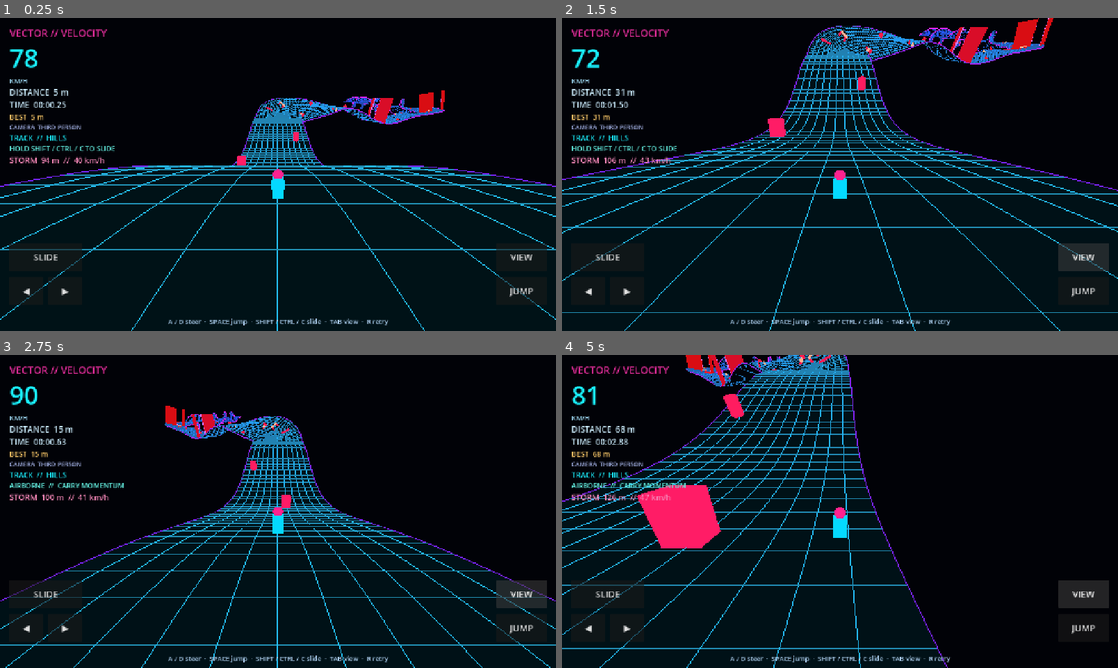
Above: before the commit, frames 1-4 (two rows, left to right).
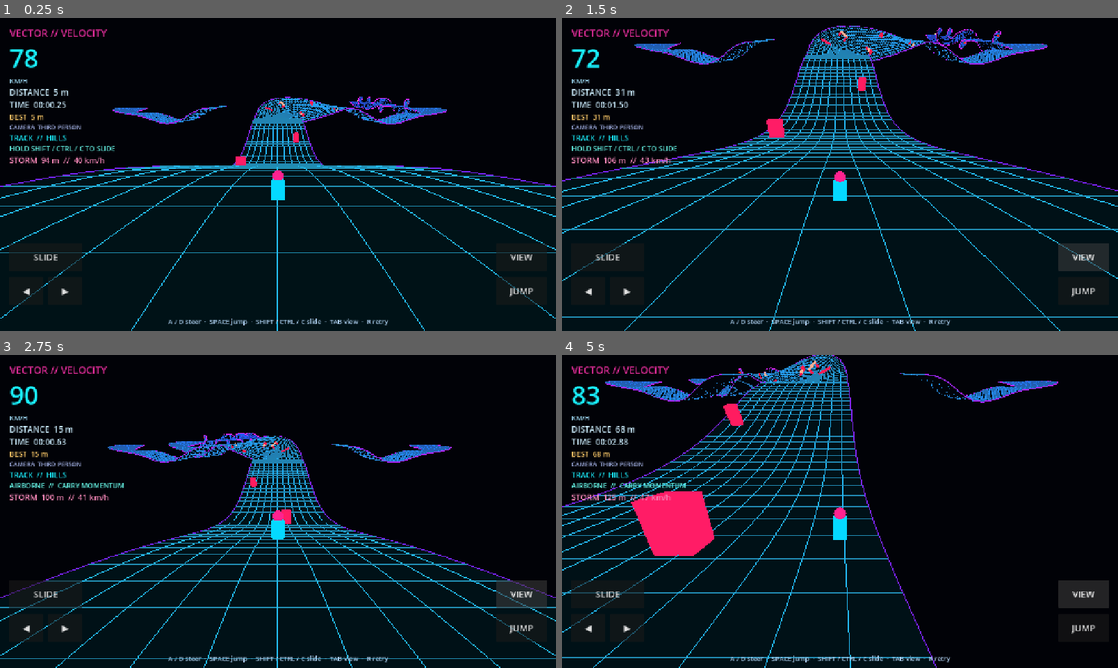
Above: after the commit, the same moments.

Repository: Unborne-Fetus/Cracked
Game: Godot game, scene res://scenes/main.tscn
Same seed, same stepped clock (60 frames per second), same inputs: the game is played once before the commit and once after it.
Inputs:
- Up to frame 1 (0.25 s): no input
- Up to frame 2 (1.5 s): click "VIEW" at 0.5 s; tap Enter at 1.25 s; hold D from 1.28 s (still down); tap Tab at 1.35 s
- Up to frame 3 (2.75 s): tap Space at 1.52, 2.27 s; release D at 2.03 s; hold S from 2.03 s (still down); tap R at 2.1 s
- Up to frame 4 (5 s): release S at 2.78 s; hold D 2.78-4.28 s; tap Shift at 2.85 s; tap Ctrl at 3.6 s; tap Space at 3.77, 4.52 s; hold A from 4.28 s (still down); tap C at 4.35 s

The runs differ from the first frame. In frame 1, 6.4% of the frame differs, in the area x 0-100%, y 23-100%; in frame 2, 11%; in frame 3, 10%; in frame 4, 12%, in the area x 0-90%, y 0-100%.
Error after the commit: Trying to assign an array of type "Array" to a variable of type "Array[float]". (res://scripts/course.gd:197)

Commit message:
Tame natural takeoff and bank camera, add ten terrain profiles and variable track widths

Diff:
--- a/scripts/course.gd
+++ b/scripts/course.gd
@@ -21,6 +21,8 @@
 var surface_mat: StandardMaterial3D
 var line_mat: StandardMaterial3D
 var origin_shift := Vector3.ZERO
+var terrain_bag: Array[String] = []
+var last_kind := ""
 
 func _ready() -> void:
 	surface_mat = _material(Color.WHITE)
@@ -47,6 +49,8 @@
 	yaw = 0.0
 	origin_shift = Vector3.ZERO
 	rng.seed = seed_value
+	terrain_bag.clear()
+	last_kind = ""
 	stream(0.0)
 
 func _kind(index: int) -> String:
@@ -63,10 +67,52 @@
 		return "180 BANK"
 	if index == 5:
 		return "360 BANK"
-	var kinds: Array[String] = ["HILLS", "TURN", "BANKED TURN", "HILLS", "180 BANK", "360 BANK", "BANKED TURN"]
-	return kinds[rng.randi_range(0, kinds.size() - 1)]
-
-func _orientation(kind: String, u: float, start_yaw: float, target_yaw: float, bank_sign: float = 1.0) -> Basis:
+	# Seeded shuffle bag avoids repeated runs of the same terrain. The
+	# two extreme banks occur much less often than the everyday profiles.
+	if index == 6:
+		return "LONG DESCENT"
+	if index == 7:
+		return "S CURVE"
+	if index == 8:
+		return "NARROW BRIDGE"
+	if index == 9:
+		return "ROLLING RIDGES"
+	if index == 10:
+		return "CAMBER WAVE"
+	if index == 11:
+		return "STEEP CLIMB"
+	if index == 12:
+		return "DROP AND RECOVERY"
+	if index == 13:
+		return "BANKED DESCENT"
+	if index == 14:
+		return "WIDE BASIN"
+	if index == 15:
+		return "CHICANE"
+	if terrain_bag.is_empty():
+		terrain_bag.assign(["HILLS", "TURN", "BANKED TURN", "LONG DESCENT", "S CURVE", "NARROW BRIDGE", "ROLLING RIDGES", "CAMBER WAVE", "STEEP CLIMB", "DROP AND RECOVERY", "BANKED DESCENT", "WIDE BASIN", "CHICANE", "180 BANK", "360 BANK"])
+	var choice := rng.randi_range(0, terrain_bag.size() - 1)
+	if terrain_bag.size() > 1 and terrain_bag[choice] == last_kind:
+		choice = (choice + 1) % terrain_bag.size()
+	var result: String = terrain_bag[choice]
+	terrain_bag.remove_at(choice)
+	return result
+
+func width_for_kind(kind: String, u: float) -> float:
+	var envelope := smoothstep(0.0, 0.25, u) * (1.0 - smoothstep(0.75, 1.0, u))
+	if kind == "NARROW BRIDGE":
+		return lerpf(HALF_WIDTH, 11.0, envelope)
+	if kind == "WIDE BASIN":
+		return lerpf(HALF_WIDTH, 31.0, envelope)
+	return HALF_WIDTH
+
+func half_width_at(distance: float) -> float:
+	var index := maxi(0, int(floor(distance / CHUNK_LENGTH)))
+	var kind := section_name(distance)
+	var u := clampf((distance - float(index) * CHUNK_LENGTH) / CHUNK_LENGTH, 0.0, 1.0)
+	return width_for_kind(kind, u)
+
+func _orientation(kind: String, u: float, start_yaw: float, target_yaw: float, bank_sign: float = 1.0, strength: float = 1.0) -> Basis:
 	var angle := lerpf(start_yaw, target_yaw, smoothstep(0.0, 1.0, u))
 	var pitch := 0.0
 	var roll := 0.0
@@ -76,6 +122,28 @@
 		roll = signf(target_yaw - start_yaw) * 0.78 * sin(PI * u)
 	elif kind == "TURN":
 		roll = signf(target_yaw - start_yaw) * 0.22 * sin(PI * u)
+	elif kind == "LONG DESCENT":
+		pitch = -0.44 * sin(PI * u) * strength
+	elif kind == "STEEP CLIMB":
+		pitch = 0.39 * sin(PI * u) * strength
+	elif kind == "ROLLING RIDGES":
+		pitch = 0.23 * sin(TAU * 2.0 * u) * strength
+	elif kind == "DROP AND RECOVERY":
+		pitch = (-0.62 * exp(-pow((u - 0.28) / 0.15, 2.0)) + 0.30 * exp(-pow((u - 0.68) / 0.17, 2.0))) * sin(PI * u) * strength
+	elif kind == "S CURVE":
+		angle = clampf(start_yaw + bank_sign * 0.78 * sin(TAU * u) * sin(PI * u) * strength, -1.25, 1.25)
+		roll = bank_sign * 0.42 * sin(TAU * u) * sin(PI * u)
+	elif kind == "CHICANE":
+		angle = clampf(start_yaw + bank_sign * 0.58 * sin(TAU * 2.0 * u) * sin(PI * u) * strength, -1.25, 1.25)
+		roll = bank_sign * 0.32 * sin(TAU * 2.0 * u) * sin(PI * u)
+	elif kind == "CAMBER WAVE":
+		roll = bank_sign * 0.63 * sin(TAU * u) * sin(PI * u) * strength
+		pitch = -0.10 * sin(TAU * u)
+	elif kind == "BANKED DESCENT":
+		pitch = -0.34 * sin(PI * u) * strength
+		roll = signf(target_yaw - start_yaw) * 0.68 * sin(PI * u)
+	elif kind == "WIDE BASIN":
+		pitch = -0.20 * sin(TAU * u) * strength
 	elif kind == "180 BANK":
 		# A smooth half-roll to an inverted stretch, then unwind.
 		# Entry and exit are both upright so neighboring chunks join cleanly.
@@ -93,10 +161,12 @@
 
 func _build_chunk(index: int) -> void:
 	var kind := _kind(index)
+	last_kind = kind
+	var strength := 1.0 if index < 6 else rng.randf_range(0.78, 1.16)
 	var start_yaw := yaw
 	var target_yaw := yaw
 	var bank_sign := -1.0 if rng.randf() < 0.5 else 1.0
-	if kind == "TURN" or kind == "BANKED TURN":
+	if kind == "TURN" or kind == "BANKED TURN" or kind == "BANKED DESCENT":
 		var direction := -1.0 if yaw > 0.35 else (1.0 if yaw < -0.35 else (-1.0 if rng.randf() < 0.5 else 1.0))
 		target_yaw = clampf(yaw + direction * rng.randf_range(0.75, 1.35), -1.25, 1.25)
 	var node := Node3D.new()
@@ -107,21 +177,24 @@
 	var p := Vector3.ZERO
 	for i in range(STEPS + 1):
 		var u := float(i) / float(STEPS)
-		var basis := _orientation(kind, u, start_yaw, target_yaw, bank_sign)
+		var basis := _orientation(kind, u, start_yaw, target_yaw, bank_sign, strength)
 		points.append(Transform3D(basis, p))
 		if i < STEPS:
-			var mid := _orientation(kind, (float(i) + 0.5) / float(STEPS), start_yaw, target_yaw, bank_sign)
+			var mid := _orientation(kind, (float(i) + 0.5) / float(STEPS), start_yaw, target_yaw, bank_sign, strength)
 			p += -mid.z * STEP
 	tail += p
 	yaw = target_yaw
 	var hazards: Array[Dictionary] = []
-	_build_mesh(node, points, float(index) * CHUNK_LENGTH)
-	# Leave space before the first obstacle and between hazards.
+	_build_mesh(node, points, float(index) * CHUNK_LENGTH, kind)
+	# Leave room to experience the geometry itself, without filling every
+	# new terrain feature with barriers.
 	var positions: Array[float] = [35.0, 72.0, 108.0, 144.0, 174.0]
 	if index == 0:
 		positions = [82.0, 137.0]
+	elif kind == "NARROW BRIDGE" or kind == "ROLLING RIDGES" or kind == "DROP AND RECOVERY" or kind == "CHICANE":
+		positions = []
 	elif index >= 2 and kind != "180 BANK" and kind != "360 BANK":
-		positions = [18.0, 40.0, 140.0, 161.0, 180.0]
+		positions = [18.0, 40.0, 140.0, 161.0, 180.0] if index < 6 else [32.0, 156.0]
 	elif kind == "180 BANK" or kind == "360 BANK":
 		positions = [30.0, 160.0]
 	for i in range(positions.size()):
@@ -139,7 +212,7 @@
 		_spawn_obstacle(node, hazards, frame, float(index) * CHUNK_LENGTH + at, lane, shape_id)
 	# Route gates have a guaranteed opening, but it moves across the track.
 	# Wide tall walls discourage jumping over every obstacle instead of steering.
-	if index >= 2 and kind != "180 BANK" and kind != "360 BANK":
+	if index >= 2 and kind != "180 BANK" and kind != "360 BANK" and (index < 6 or (kind == "HILLS" or kind == "TURN") and index % 3 == 0):
 		var gate_at := 94.0
 		var gate_frame := points[int(gate_at / STEP)]
 		var opening := -10.0 if index % 2 == 0 else 10.0
@@ -230,8 +303,8 @@
 		edge_mesh.transform = Transform3D(frame.basis, frame.origin + frame.basis.x * edge + frame.basis.y * wall_height * 0.5)
 		node.add_child(edge_mesh)
 
-func lane_limit() -> float:
-	return HALF_WIDTH - 0.75
+func lane_limit(distance: float = -1.0) -> float:
+	return (HALF_WIDTH if distance < 0.0 else half_width_at(distance)) - 0.75
 
 func _vertex(frame: Transform3D, lateral: float, lift: float = 0.0) -> Vector3:
 	return frame.origin + frame.basis.x * lateral + frame.basis.y * lift
@@ -255,7 +328,7 @@
 	_tri(tool, a, c, b, ca, cb, ca)
 	_tri(tool, b, c, d, ca, cb, cb)
 
-func _build_mesh(node: Node3D, points: Array[Transform3D], start_s: float) -> void:
+func _build_mesh(node: Node3D, points: Array[Transform3D], start_s: float, kind: String) -> void:
 	var fill := SurfaceTool.new()
 	fill.begin(Mesh.PRIMITIVE_TRIANGLES)
 	var faces := PackedVector3Array()
@@ -264,36 +337,41 @@
 	for i in range(STEPS):
 		var s0 := start_s + float(i) * STEP
 		var s1 := s0 + STEP
+		var width0 := width_for_kind(kind, float(i) / float(STEPS))
+		var width1 := width_for_kind(kind, float(i + 1) / float(STEPS))
 		var dark0 := track_color(s0, 0.0, 0.72, 0.105)
 		var dark1 := track_color(s1, 0.0, 0.72, 0.105)
 		var underside0 := track_color(s0, 0.02, 0.65, 0.065)
 		var underside1 := track_color(s1, 0.02, 0.65, 0.065)
 		for j in range(CROSS_STEPS):
-			var z0 := lerpf(-HALF_WIDTH, HALF_WIDTH, float(j) / float(CROSS_STEPS))
-			var z1 := lerpf(-HALF_WIDTH, HALF_WIDTH, float(j + 1) / float(CROSS_STEPS))
+			var z0 := lerpf(-width0, width0, float(j) / float(CROSS_STEPS))
+			var z1 := lerpf(-width0, width0, float(j + 1) / float(CROSS_STEPS))
+			var next_z0 := lerpf(-width1, width1, float(j) / float(CROSS_STEPS))
+			var next_z1 := lerpf(-width1, width1, float(j + 1) / float(CROSS_STEPS))
 			var a := _vertex(points[i], z0)
 			var b := _vertex(points[i], z1)
-			var c := _vertex(points[i+1], z0)
-			var d := _vertex(points[i+1], z1)
+			var c := _vertex(points[i+1], next_z0)
+			var d := _vertex(points[i+1], next_z1)
 			_quad(fill, a, b, c, d, dark0, dark1)
 			for v: Vector3 in [a, c, b, b, c, d]:
 				faces.append(v)
 			var ba := _vertex(points[i], z0, -THICKNESS)
 			var bb := _vertex(points[i], z1, -THICKNESS)
-			var bc := _vertex(points[i+1], z0, -THICKNESS)
-			var bd := _vertex(points[i+1], z1, -THICKNESS)
+			var bc := _vertex(points[i+1], next_z0, -THICKNESS)
+			var bd := _vertex(points[i+1], next_z1, -THICKNESS)
 			_quad(fill, bb, ba, bd, bc, underside0, underside1)
 			# Both running-surface grid and collider use the same tessellation.
 			if i % 4 == 0:
 				_line(grid, _vertex(points[i], z0, 0.075), _vertex(points[i], z1, 0.075), track_color(s0, 0.0, 0.8, 0.7), track_color(s0, 0.0, 0.8, 0.7))
 		for j in range(CROSS_STEPS + 1):
-			var z := lerpf(-HALF_WIDTH, HALF_WIDTH, float(j) / float(CROSS_STEPS))
+			var z := lerpf(-width0, width0, float(j) / float(CROSS_STEPS))
+			var next_z := lerpf(-width1, width1, float(j) / float(CROSS_STEPS))
 			var edge := j == 0 or j == CROSS_STEPS
 			var ca := track_color(s0, 0.19 if edge else 0.0)
 			var cb := track_color(s1, 0.19 if edge else 0.0)
-			_line(grid, _vertex(points[i], z, 0.075), _vertex(points[i+1], z, 0.075), ca, cb)
-		for side: float in [-HALF_WIDTH, HALF_WIDTH]:
-			_quad(fill, _vertex(points[i], side), _vertex(points[i], side, -THICKNESS), _vertex(points[i+1], side), _vertex(points[i+1], side, -THICKNESS), track_color(s0, 0.19, 0.8, 0.55), track_color(s1, 0.19, 0.8, 0.55))
+			_line(grid, _vertex(points[i], z, 0.075), _vertex(points[i+1], next_z, 0.075), ca, cb)
+		for side: float in [-1.0, 1.0]:
+			_quad(fill, _vertex(points[i], side * width0), _vertex(points[i], side * width0, -THICKNESS), _vertex(points[i+1], side * width1), _vertex(points[i+1], side * width1, -THICKNESS), track_color(s0, 0.19, 0.8, 0.55), track_color(s1, 0.19, 0.8, 0.55))
 	var solid := MeshInstance3D.new()
 	solid.mesh = fill.commit()
 	solid.material_override = surface_mat
--- a/scripts/game.gd
+++ b/scripts/game.gd
@@ -21,6 +21,9 @@
 var slide_label: Label
 var camera_track_s := 0.0
 var camera_track_clearance := 0.0
+var camera_rotation_ready := false
+var camera_goal := Basis.IDENTITY
+var camera_height := 0.0
 var storm_label: Label
 var section_label: Label
 var message_label: Label
@@ -54,6 +57,8 @@
 func _restart() -> void:
 	run_finished = false
 	run_time = 0.0
+	camera_rotation_ready = false
+	camera_height = 0.0
 	run_seed = randi()
 	course.reset_course(run_seed)
 	runner.reset_run(course)
@@ -86,9 +91,14 @@
 		var t := float(i) / 16.0
 		var frame: Transform3D = course.sample(lerpf(from_s, to_s, t))
 		var point := a.lerp(b, t) - frame.origin
-		if absf(point.dot(frame.basis.x)) <= float(course.lane_limit()) + 1.0 and point.dot(frame.basis.y) < 0.55:
+		if absf(point.dot(frame.basis.x)) <= float(course.lane_limit(lerpf(from_s, to_s, t))) + 1.0 and point.dot(frame.basis.y) < 0.55:
 			return false
 	return true
+
+func _aim_camera(target: Vector3, up: Vector3) -> void:
+	var direction := target - view_camera.position
+	if direction.length_squared() > 0.0001:
+		camera_goal = Basis.looking_at(direction.normalized(), up)
 
 func _update_camera(delta: float) -> void:
 	var player_s: float = runner.distance
@@ -97,10 +107,13 @@
 	var up := frame.basis.y
 	var forward := -frame.basis.z
 	var pos: Vector3 = runner.position
+	# Camera stays on the correct side of the road; only orientation and
+	# the additional chase height are damped, never the bank-relative base.
+	camera_height = lerpf(camera_height, float(runner.height), 1.0 - exp(-delta * 8.0))
 	if first_person:
 		camera_track_s = player_s
 		view_camera.position = pos + up * 1.55
-		view_camera.look_at(view_camera.position + forward * 25.0, up)
+		_aim_camera(view_camera.position + forward * 25.0, up)
 	else:
 		var focus := pos + up * 1.35
 		# Sample the track AT the camera's trailing distance. Using the
@@ -110,21 +123,29 @@
 		for trail: float in [11.0, 8.0, 5.0, 3.0]:
 			var s := maxf(0.0, player_s - trail)
 			var rear: Transform3D = course.sample(s)
-			var candidate := rear.origin + rear.basis.x * player_lane + rear.basis.y * (5.4 + float(runner.height))
+			var candidate := rear.origin + rear.basis.x * clampf(player_lane, -float(course.lane_limit(s)), float(course.lane_limit(s))) + rear.basis.y * (5.4 + camera_height)
 			if _camera_line_clear(candidate, focus, s, player_s):
 				camera_track_s = s
 				view_camera.position = candidate
-				view_camera.look_at(focus + forward * 0.8, rear.basis.y)
+				_aim_camera(focus + forward * 0.8, rear.basis.y)
 				selected = true
 				break
 		if not selected:
 			# Local fallback cannot be on the underside, even on a full roll.
 			camera_track_s = player_s
 			view_camera.position = pos + up * 3.6
-			view_camera.look_at(view_camera.position + forward * 22.0, up)
+			_aim_camera(view_camera.position + forward * 22.0, up)
 	var camera_frame: Transform3D = course.sample(camera_track_s)
 	camera_track_clearance = (view_camera.position - camera_frame.origin).dot(camera_frame.basis.y)
-	view_camera.fov = lerpf(view_camera.fov, clampf(78.0 + runner.speed * 0.15, 78.0, 108.0), minf(delta * 7.0, 1.0))
+	# Quaternion interpolation avoids Euler flips near 180/360 degrees.
+	# A short time constant removes sudden orientation kicks without a
+	# long lag that would point the camera back through the ribbon.
+	if not camera_rotation_ready:
+		view_camera.basis = camera_goal
+		camera_rotation_ready = true
+	else:
+		view_camera.basis = view_camera.basis.slerp(camera_goal, 1.0 - exp(-delta * 11.0)).orthonormalized()
+	view_camera.fov = lerpf(view_camera.fov, clampf(78.0 + runner.speed * 0.10, 78.0, 98.0), 1.0 - exp(-delta * 4.0))
 
 func _update_hud() -> void:
 	speed_label.text = "%d" % int(runner.speed * 3.6)
@@ -162,6 +183,7 @@
 
 func _toggle_camera() -> void:
 	first_person = not first_person
+	camera_rotation_ready = false
 	runner.set_first_person(first_person)
 	_update_camera(1.0)
 
--- a/scripts/runner.gd
+++ b/scripts/runner.gd
@@ -15,12 +15,12 @@
 const MAX_JUMP_IMPULSE := 45.0
 const GRAVITY := 24.0
 const CONTACT_PROBE := 3.0
-const CURVATURE_GAIN := 1.6
-const TAKEOFF_THRESHOLD := 0.5
-const MIN_TAKEOFF_SPEED := 30.0
-const NORMAL_ACCEL_LIMIT := 100.0
-const NATURAL_LIFT_MIN := 3.5
-const NATURAL_LIFT_MAX := 12.0
+const CURVATURE_GAIN := 1.05
+const TAKEOFF_THRESHOLD := 1.5
+const MIN_TAKEOFF_SPEED := 38.0
+const NORMAL_ACCEL_LIMIT := 32.0
+const NATURAL_LIFT_MIN := 0.6
+const NATURAL_LIFT_MAX := 2.6
 const SLIDE_KEYS: Array[int] = [KEY_SHIFT, KEY_CTRL, KEY_C, KEY_S, KEY_DOWN]
 const SOFT_LANDING_SPEED := 9.0
 const HARD_LANDING_SCALE := 0.014
@@ -109,34 +109,25 @@
 	# No cap; the low-speed walking floor cannot increase a slower value.
 	return maxf(minf(current, MIN_SPEED), current + change * delta)
 
-func _surface_point(course: Node3D, at: float, across: float) -> Vector3:
+func relative_normal_acceleration(course: Node3D, at: float, _across: float, forward_speed: float, _side_speed: float = 0.0) -> float:
+	# Only the change in longitudinal pitch can launch the runner.
+	# Roll and lateral steering must not create artificial vertical force.
 	var frame: Transform3D = course.call("sample", at)
-	return frame.origin + frame.basis.x * across
-
-func relative_normal_acceleration(course: Node3D, at: float, across: float, forward_speed: float, side_speed: float = 0.0) -> float:
-	# The local normal rotates through banks, preserving the arcade track
-	# coordinate system. The surface can push outward but cannot pull us in.
-	# Curvature acceleration scales with speed squared: a crest that a slow
-	# runner can follow will naturally launch a fast runner.
-	var frame: Transform3D = course.call("sample", at)
-	var ds := CONTACT_PROBE
-	var side_delta := side_speed / maxf(forward_speed, 1.0) * ds
-	var limit: float = course.call("lane_limit")
-	var before := _surface_point(course, at - ds, clampf(across - side_delta, -limit, limit))
-	var center := _surface_point(course, at, across)
-	var after := _surface_point(course, at + ds, clampf(across + side_delta, -limit, limit))
-	var normal_curvature := (before - center * 2.0 + after).dot(frame.basis.y) / (ds * ds)
-	# A slightly exaggerated curvature response makes natural lift-off
-	# readable at ordinary play speeds. Limit only normal acceleration,
-	# never forward speed, so extreme banks remain numerically stable.
-	return clampf(-GRAVITY - normal_curvature * forward_speed * forward_speed * CURVATURE_GAIN, -NORMAL_ACCEL_LIMIT, NORMAL_ACCEL_LIMIT)
+	var before: Transform3D = course.call("sample", at - CONTACT_PROBE)
+	var after: Transform3D = course.call("sample", at + CONTACT_PROBE)
+	var curvature := (-after.basis.z.y + before.basis.z.y) / (2.0 * CONTACT_PROBE)
+	var upright := smoothstep(0.25, 0.90, frame.basis.y.y)
+	var kind: String = course.call("section_name", at)
+	if kind == "180 BANK" or kind == "360 BANK":
+		upright = 0.0
+	# A gentle, bounded relative acceleration prevents violent launches at
+	# uncapped speeds. Manual jumping still works through the banks.
+	return clampf(-GRAVITY - curvature * forward_speed * forward_speed * CURVATURE_GAIN * upright, -NORMAL_ACCEL_LIMIT, NORMAL_ACCEL_LIMIT)
 
 func natural_lift_impulse(normal_accel: float, forward_speed: float) -> float:
 	if forward_speed < MIN_TAKEOFF_SPEED or normal_accel <= TAKEOFF_THRESHOLD:
 		return 0.0
-	# A small separation velocity prevents imperceptible one-frame hops.
-	# It scales with the force that would otherwise be needed to tether us.
-	return clampf(NATURAL_LIFT_MIN + (normal_accel - TAKEOFF_THRESHOLD) * 0.14, NATURAL_LIFT_MIN, NATURAL_LIFT_MAX)
+	return clampf(NATURAL_LIFT_MIN + (normal_accel - TAKEOFF_THRESHOLD) * 0.075, NATURAL_LIFT_MIN, NATURAL_LIFT_MAX)
 
 func is_slide_key(code: int) -> bool:
 	return SLIDE_KEYS.has(code)
@@ -214,7 +205,8 @@
 	# Standing gives precise lane changes; sliding trades control for speed.
 	var steering_factor := 0.62 if is_sliding else (0.72 if not ground else 1.0)
 	lateral_speed = move_toward(lateral_speed, steer * steer_speed * steering_factor, 82.0 * delta * steering_factor)
-	var limit: float = course.call("lane_limit")
+	var next_s := distance + speed * delta
+	var limit: float = course.call("lane_limit", next_s)
 	lane = clampf(lane + lateral_speed * delta, -limit, limit)
 	if not ground:
 		# Integrate the gap from the moving surface, including curvature.
--- a/tests/gameplay_rules.gd
+++ b/tests/gameplay_rules.gd
@@ -62,14 +62,15 @@
 	# The opening hill has negative normal curvature at 16 m.
 	# Slow players follow it, fast players leave the track without jumping.
 	var slow_normal: float = runner.call("relative_normal_acceleration", course, 16.0, 0.0, 22.0)
-	var fast_normal: float = runner.call("relative_normal_acceleration", course, 16.0, 0.0, 45.0)
-	if slow_normal >= 0.0 or fast_normal <= 0.5 or float(runner.call("natural_lift_impulse", fast_normal, 45.0)) < 3.5:
+	var fast_normal: float = runner.call("relative_normal_acceleration", course, 16.0, 0.0, 65.0)
+	var lift: float = runner.call("natural_lift_impulse", fast_normal, 65.0)
+	if slow_normal >= 0.0 or fast_normal <= 1.5 or lift <= 0.0 or lift > 2.6:
 		_fail("Terrain curvature did not distinguish low-speed contact from high-speed lift-off.")
 		return
 	runner.set("distance", 16.0)
 	runner.set("lane", 0.0)
 	runner.set("height", 0.0)
-	runner.set("speed", 45.0)
+	runner.set("speed", 65.0)
 	runner.set("vertical_speed", 0.0)
 	runner.set("queued_jump", false)
 	runner.call("sync_pose", course)
@@ -80,12 +81,18 @@
 		peak = maxf(peak, float(runner.get("height")))
 		if not bool(runner.call("is_grounded")):
 			airborne_frames += 1
-	if peak < 0.5 or airborne_frames < 12:
-		_fail("Natural takeoff did not produce meaningful airtime at 45 m/s.")
+	if peak < 0.1 or peak > 6.0 or airborne_frames < 6:
+		_fail("Natural takeoff is missing or excessively strong.")
 		return
 	if float(runner.call("landing_speed", 80.0, 35.0)) >= 70.0 or absf(float(runner.call("landing_speed", 80.0, 4.0)) - 80.0) > 0.001:
 		_fail("Hard landings must lose momentum while gentle landings preserve it.")
 		return
+	# Roll curvature is not a launch ramp, even near the edge at high speed.
+	for s in [780.0, 810.0, 864.0, 1000.0, 1056.0, 1100.0]:
+		for edge: float in [-20.0, 20.0]:
+			if float(runner.call("relative_normal_acceleration", course, s, edge, 250.0, 25.0)) > 0.0:
+				_fail("High-degree banking generates false lift.")
+				return
 	game.call("_restart")
 	# Faster launches produce higher jumps, without changing forward speed.
 	var low_jump: float = runner.call("jump_impulse_for_speed", 22.0)
@@ -183,6 +190,31 @@
 	if float(runner.get("speed")) >= 40.0 or bool(game.get("run_finished")):
 		_fail("Obstacle should drain momentum without ending the run.")
 		return
+	# Stream the new terrain showcase in order, verifying geometry and width.
+	for index in range(6, 16):
+		course.call("stream", float(index) * 192.0)
+		var kind: String = course.call("section_name", float(index) * 192.0 + 96.0)
+		var start_s := float(index) * 192.0
+		var expected: Array[String] = ["LONG DESCENT", "S CURVE", "NARROW BRIDGE", "ROLLING RIDGES", "CAMBER WAVE", "STEEP CLIMB", "DROP AND RECOVERY", "BANKED DESCENT", "WIDE BASIN", "CHICANE"]
+		if kind != expected[index - 6]:
+			_fail("Missing terrain profile: " + expected[index - 6])
+			return
+		var middle: Transform3D = course.call("sample", start_s + 96.0)
+		if kind == "LONG DESCENT" and -middle.basis.z.y > -0.25:
+			_fail("Descent has no downhill grade.")
+			return
+		if kind == "STEEP CLIMB" and -middle.basis.z.y < 0.25:
+			_fail("Climb has no uphill grade.")
+			return
+		var width: float = course.call("lane_limit", start_s + 96.0)
+		if (kind == "NARROW BRIDGE" and width > 12.0) or (kind == "WIDE BASIN" and width < 29.0):
+			_fail("Variable width terrain was not generated.")
+			return
+		var left: Transform3D = course.call("sample", start_s - 0.01)
+		var right: Transform3D = course.call("sample", start_s + 0.01)
+		if left.origin.distance_to(right.origin) > 0.1 or left.basis.y.dot(right.basis.y) < 0.99:
+			_fail("New profile has a discontinuous seam.")
+			return
 	course.call("stream", 6500.0)
 	chunks = course.get("chunks")
 	if chunks.size() > 8 or not bool(course.call("has_distance", 6700.0)) or chunks.has(0):
